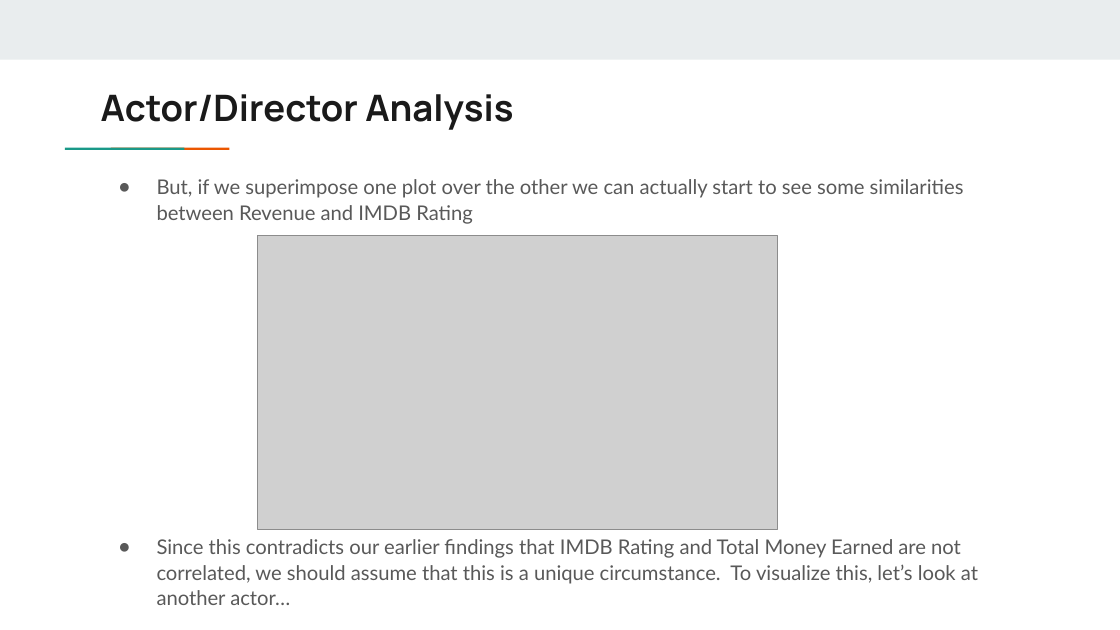
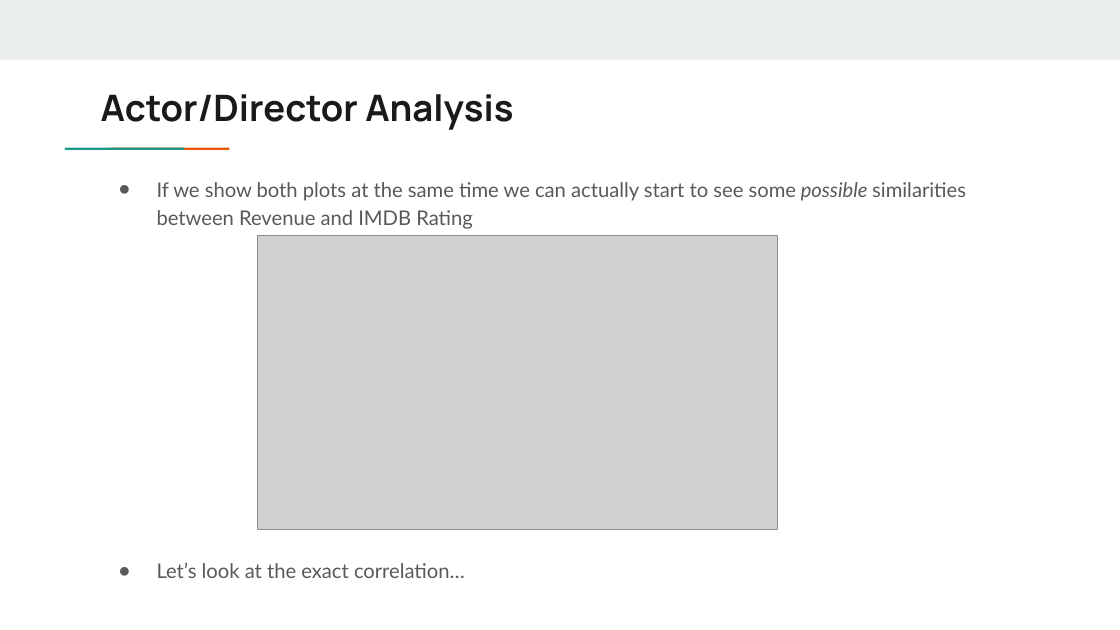
Before and after one commit to doka1331/Project_1, a slide deck: slide 17 of Project_1_Group_2_final.pptx (slide 18 before the commit). Drawn at 1120x630 pixels with LibreOffice and Linux fonts; fonts in the diff are those of the drawing; grey boxes stand for pictures. Boxes give left, top, right and bottom in pixels: in the first picture for what was removed or moved away, otherwise in the second. Text is boxed around its words. In the diff, an @@ line names an element or a change of style, - is before the commit and + after.

```diff
--- a/Project_1_Group_2_final.pptx
+++ b/Project_1_Group_2_final.pptx
@@ text at [157,182,966,578]: text changed @@
-● But, if we superimpose one plot over the other we can actually start to see some similarities between Revenue and IMDB Rating
-● Since this contradicts our earlier findings that IMDB Rating and Total Money Earned are not correlated, we should assume that this is a unique circumstance. To visualize this, let’s look at another actor…
+● If we show both plots at the same time we can actually start to see some possible similarities between Revenue and IMDB Rating
+● Let’s look at the exact correlation…
```
Also in this commit, not shown: 3 other slides changed, 1 slide removed.
